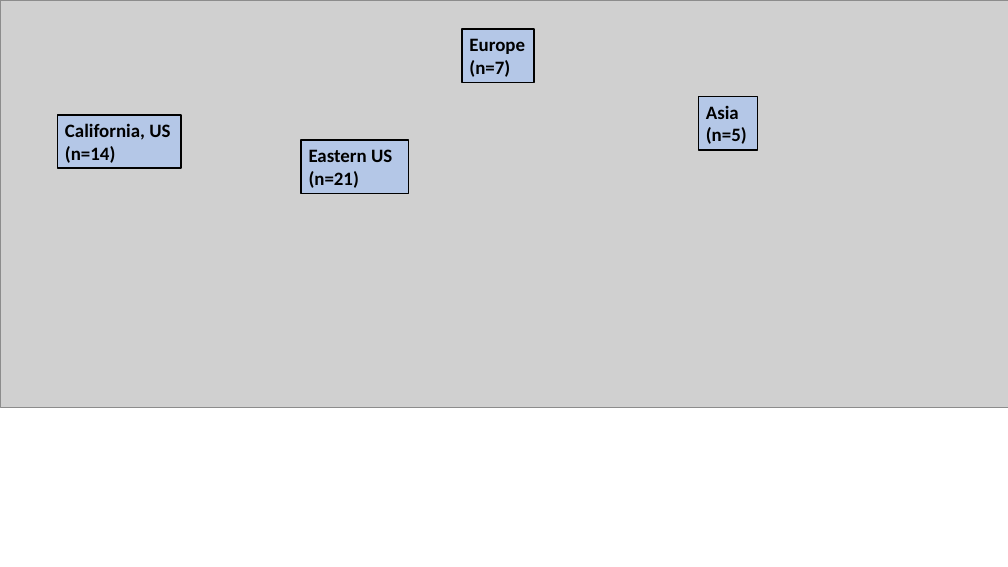
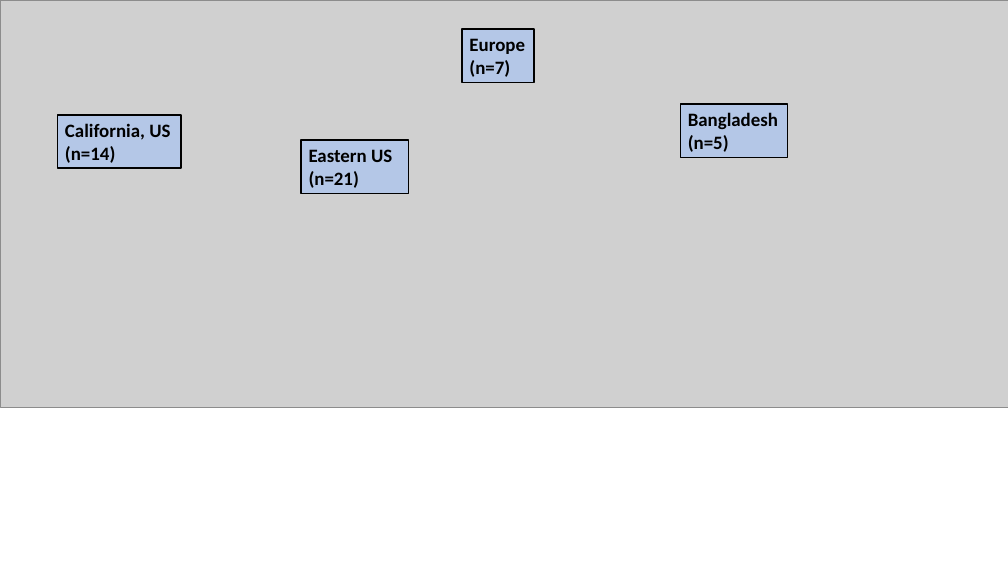
Before and after one commit to craigbrinkerhoff/RSK600, a slide deck: slide 1 of cache/maps/map.pptx. Drawn at 1008x567 pixels with LibreOffice and Linux fonts; fonts in the diff are those of the drawing; grey boxes stand for pictures. Boxes give left, top, right and bottom in pixels: in the first picture for what was removed or moved away, otherwise in the second. Text is boxed around its words. In the diff, an @@ line names an element or a change of style, - is before the commit and + after.

```diff
--- a/cache/maps/map.pptx
+++ b/cache/maps/map.pptx
@@ rectangle "Bangladesh (n=5)": place and size @@
-rectangle "Bangladesh (n=5)" at box(699, 97, 758, 150)
+rectangle "Bangladesh (n=5)" at box(681, 104, 788, 158)
@@ text in rectangle at box(688, 112, 778, 152): text changed @@
-Asia (n=5)
+Bangladesh (n=5)
```
Also in this commit, not shown: 1 slide added, 36 other files.
